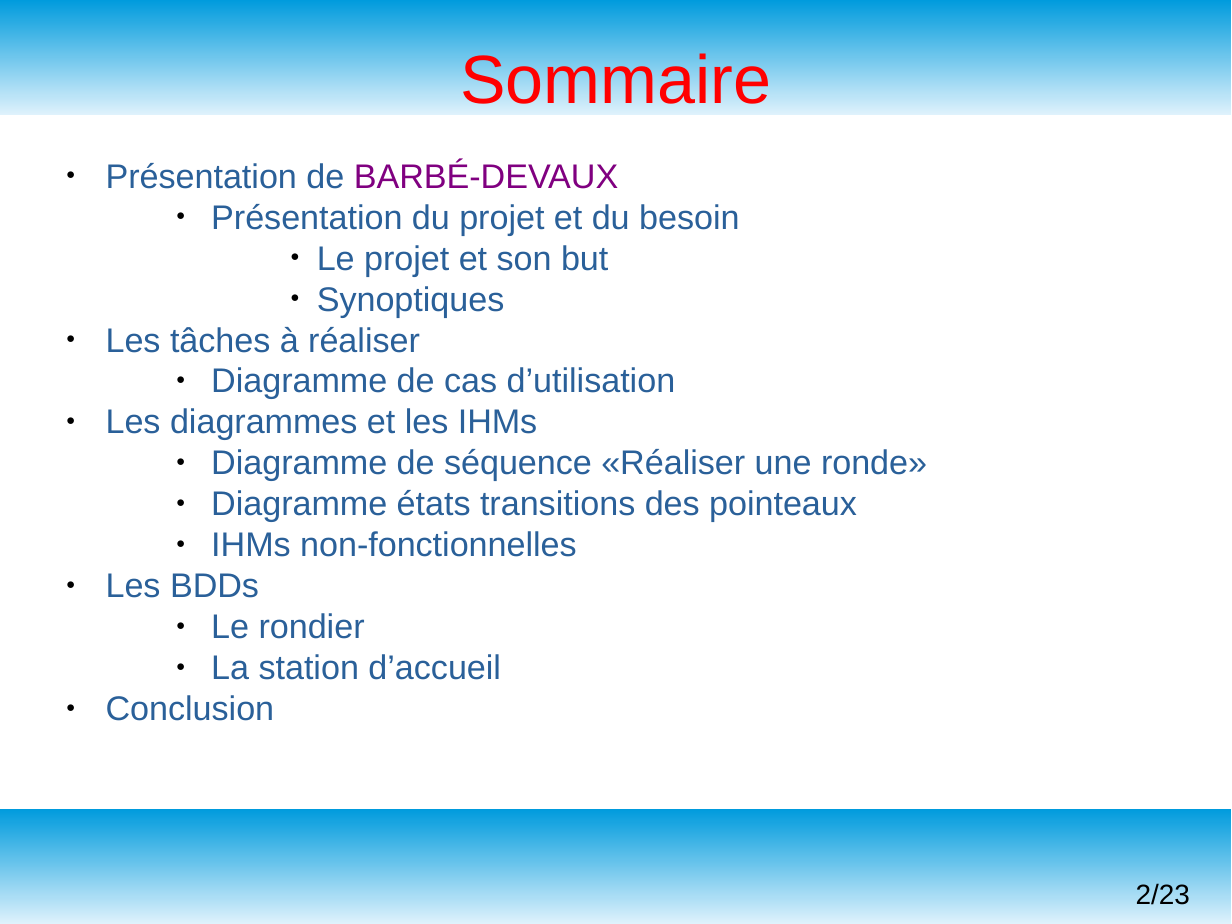
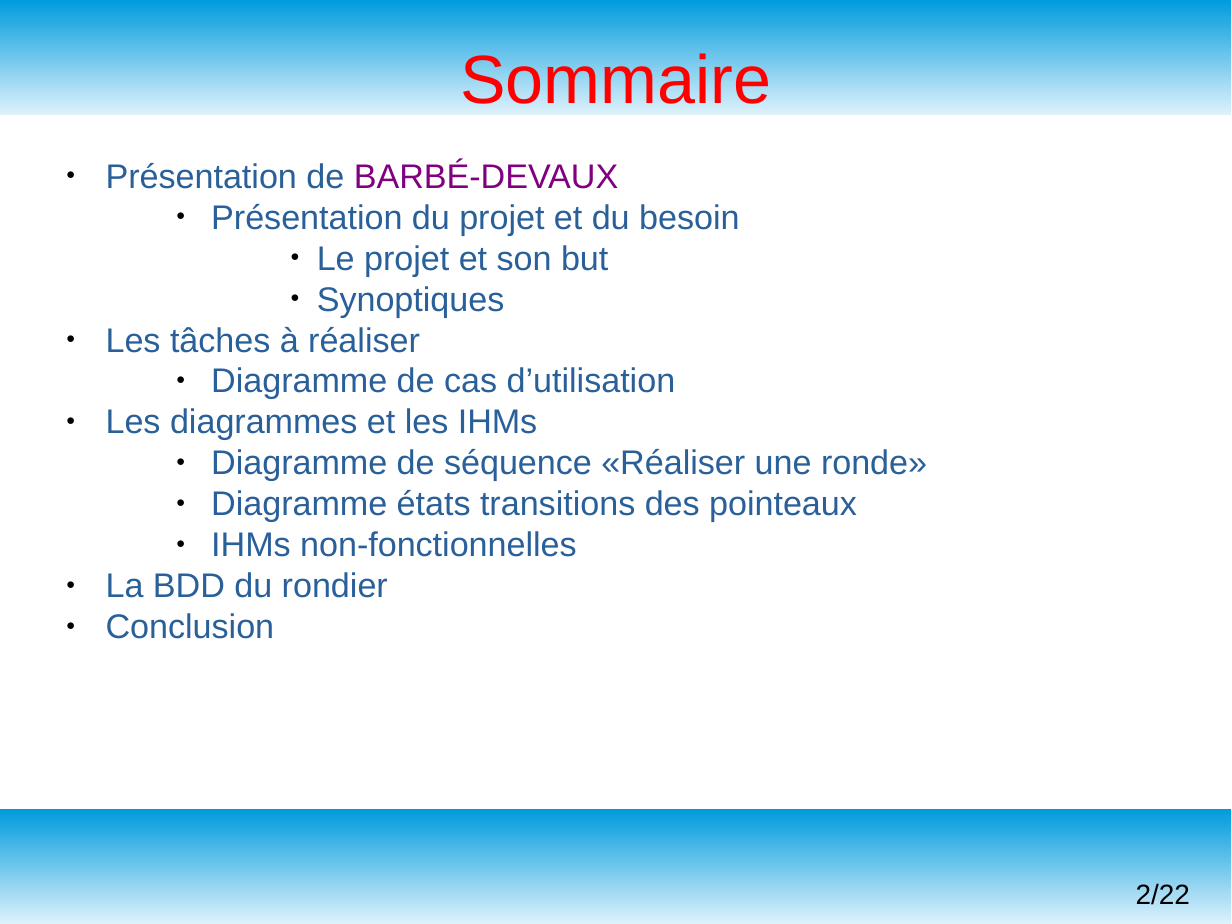
Before and after one commit to msoulard/ControleurDeRondes, a slide deck: slide 2 of Diapos/DiapoRevue2.odp. Drawn at 1232x924 pixels with LibreOffice and Linux fonts; fonts in the diff are those of the drawing. Boxes give left, top, right and bottom in pixels: in the first picture for what was removed or moved away, otherwise in the second. Text is boxed around its words. In the diff, an @@ line names an element or a change of style, - is before the commit and + after.

Commit message:
12/03/2021

```diff
--- a/Diapos/DiapoRevue2.odp
+++ b/Diapos/DiapoRevue2.odp
@@ text at (106,572,388,598): text changed @@
-● Les BDDs
-    ● Le rondier
-    ● La station d’accueil
+● La BDD du rondier
@@ page number at (1136,883,1190,905): text changed @@
-2/23
+2/22
```
Also in this commit, not shown: 1 slide removed.
